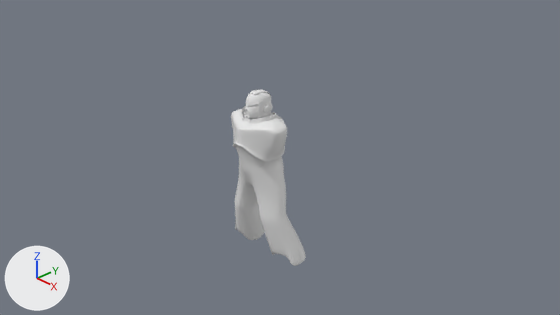
Renders of the Blender file 3DModel_Warhammer/Building/astartesNewMain/untitled.blend from each side of a commit.
Before and after are seen from the file's camera 'Camera'. Lighting does not change. The marker at lower left points along +X, +Y and +Z.
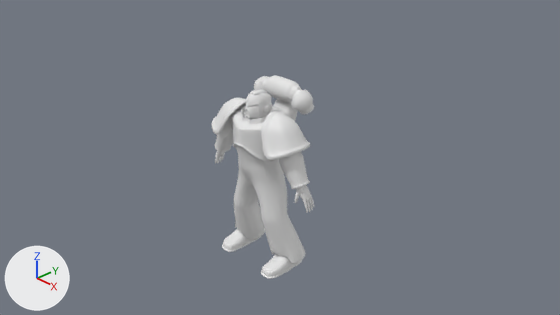
Location of each change, [x1, y1, x2, y2] in pixels of the pictures (560 x 315 px):
'Plane', reshaped (36% wider, 16% taller): before [231, 90, 306, 266]; after [212, 75, 314, 279]
part 1 of me_plane, added: after [254, 75, 314, 115]
part 2 of me_plane, added: after [212, 98, 310, 160]
part 3 of me_plane, added: after [271, 99, 297, 121]
part 4 of me_plane, built on: before [231, 110, 302, 256]; after [215, 107, 314, 256]
part 5 of me_plane, built on: before [235, 223, 306, 266]; after [222, 224, 306, 279]
part 6 of me_plane, shading changed: [232, 90, 288, 258] in both

The change, as a list of edits to the scene's bpy script:
```text
Change me_plane:
    used by ob_plane; location = (0.0, 0.02, 0.02); scale = (2.06, 2.06, 2.06)
    remove me_plane.from_pydata(...)  # 691 vertices, 598 faces, 4 loose edges; spans x 0.0..0.45, y -0.25..0.28, z -0.79..0.82
    add me_plane.from_pydata(...)  # 1742 vertices, 1596 faces, 4 loose edges; spans x 0.0..0.63, y -0.25..0.39, z -0.85..0.85
    me_plane part 1: a new loose piece of 251 vertices spanning x 0.0..0.33, y 0.18..0.39, z 0.59..0.85
    me_plane part 2: a new loose piece of 113 vertices spanning x 0.16..0.54, y -0.22..0.24, z 0.33..0.69
    me_plane part 3: a new loose piece of 44 vertices spanning x 0.0..0.12, y 0.17..0.38, z 0.26..0.65
    me_plane part 4: 51 vertices moved from x 0.0..0.31, y -0.14..0.21, z -0.36..0.56 to x 0.0..0.32, y -0.14..0.21, z -0.36..0.57; 489 vertices added at x 0.02..0.63, y -0.1..0.32, z -0.1..0.54
    me_plane part 5: 8 vertices moved from x 0.39..0.45, y 0.02..0.22, z -0.79..-0.75 to x 0.39..0.44, y 0.02..0.22, z -0.76..-0.73; 154 vertices added at x 0.18..0.38, y -0.21..0.27, z -0.85..-0.66
    me_plane part 6: 595 kept faces spanning x 0.0..0.44, y -0.25..0.27, z -0.78..0.82 are now shaded flat
```
